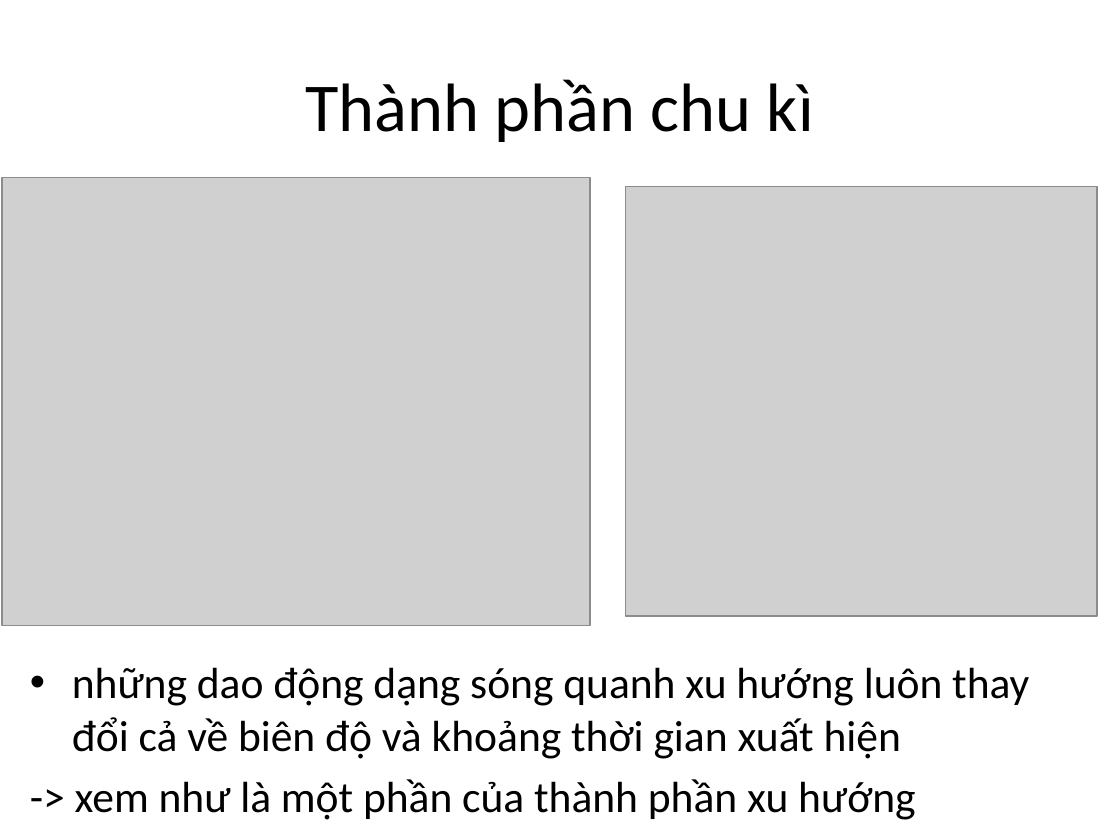
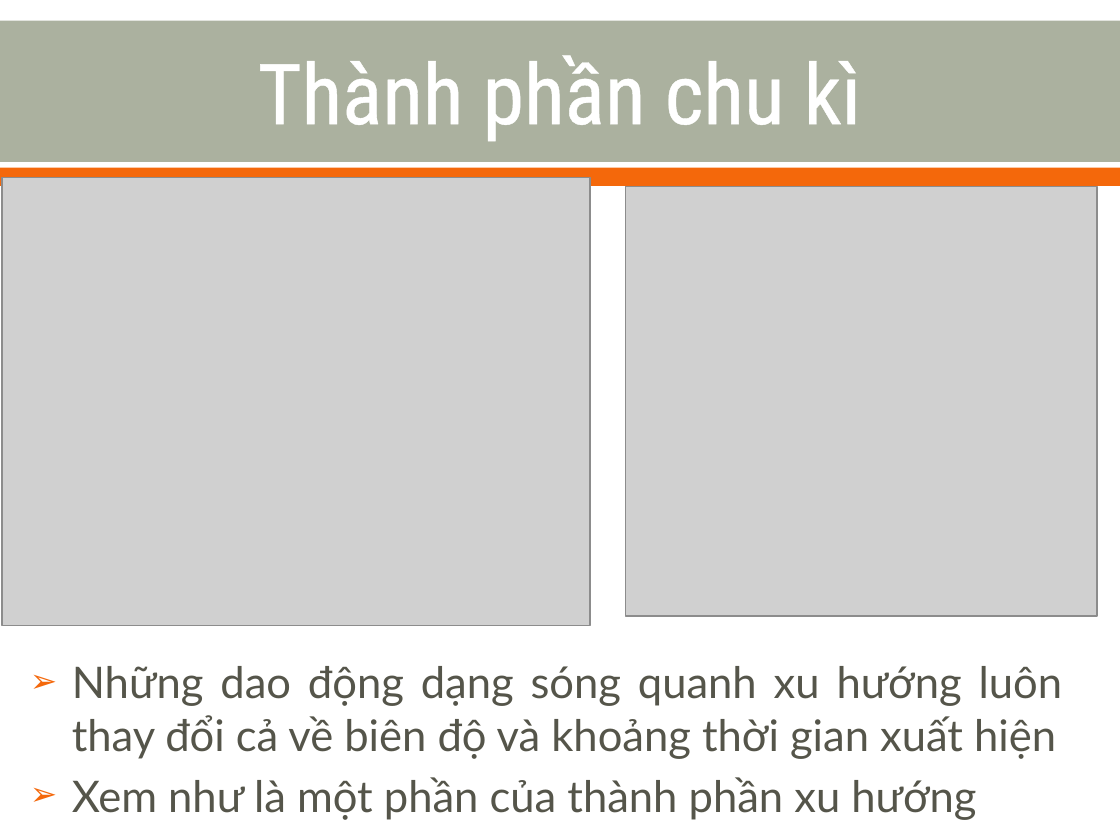
Before and after one commit to nvtthai/forecast-time-series, a slide deck: slide 9 of Report/Presentation.ppt (slide 7 before the commit). Drawn at 1120x840 pixels with LibreOffice and Linux fonts; fonts in the diff are those of the drawing; grey boxes stand for pictures. Boxes give left, top, right and bottom in pixels: in the first picture for what was removed or moved away, otherwise in the second. Text is boxed around its words. In the diff, an @@ line names an element or a change of style, - is before the commit and + after.

```diff
--- a/Report/Presentation.ppt
+++ b/Report/Presentation.ppt
@@ rectangle added at (x1=0, y1=20, x2=1120, y2=161), fill #ABB19F @@
@@ title "Thành phần chu kì" moved from (x1=305, y1=79, x2=814, y2=142) to (x1=258, y1=55, x2=862, y2=142) @@
@@ title "Thành phần chu kì" at (x1=258, y1=55, x2=862, y2=142): size 44 to 54 pt, font Calibri to Roboto Condensed, text colour #000000 to #FFFFFF, letter outline none to #FFFFFF 1.1 pt @@
@@ rectangle added at (x1=0, y1=168, x2=1120, y2=186), fill #F4680B @@
@@ text at (x1=72, y1=666, x2=1063, y2=820): text changed; font Calibri to Lato; text colour #000000 to #55554A @@
-• những dao động dạng sóng quanh xu hướng luôn thay đổi cả về biên độ và khoảng thời gian xuất hiện
--> xem như là một phần của thành phần xu hướng
+➢ Những dao động dạng sóng quanh xu hướng luôn thay đổi cả về biên độ và khoảng thời gian xuất hiện
+➢ Xem như là một phần của thành phần xu hướng
```
Also in this commit, not shown: 34 other slides changed, 18 slides added, 4 slides removed, 1 other file.
